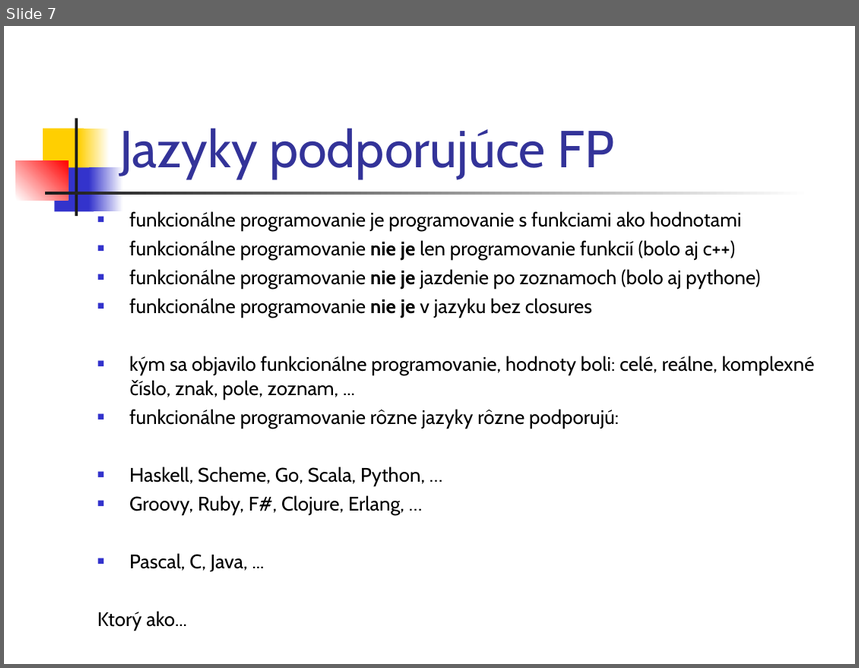
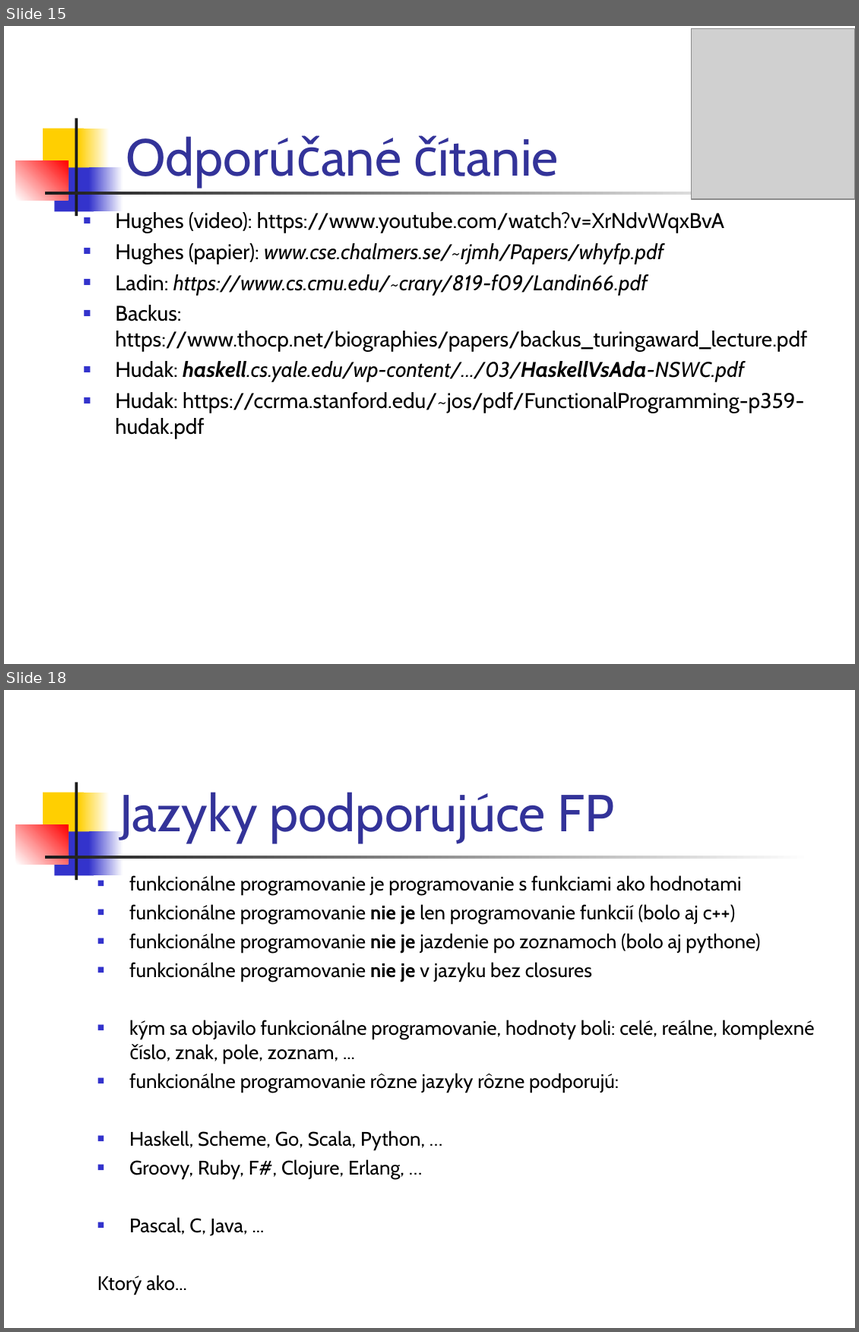
Before and after one commit to Funkcionalne/Prednasky, a slide deck: 01/01_fpro.ppt. Shown one above the other, each under a label of ours: slide 7 before the commit, slides 15 and 18 after it; the slides between them are not shown. The pictures are 859x668 and 859x1332 pixels, drawn with LibreOffice and Linux fonts; fonts in the diff are those of the drawing; grey boxes stand for pictures. Boxes give left, top, right and bottom in pixels: in the first picture for what was removed or moved away, otherwise in the second. Text is boxed around its words. In the diff, an @@ line names an element or a change of style, - is before the commit and + after.

```diff
--- a/01/01_fpro.ppt
+++ b/01/01_fpro.ppt
@@ slide 15 added at [4,26,855,664], background #FFFFFF; not listed: 7 template elements that a slide beside it also shows @@
@@ picture added at [692,28,855,199] @@
@@ text added at [117,54,842,190], 44 pt, text #333399 @@
+Odporúčané čítanie
@@ text added at [115,211,807,439], 18 pt, text #000000 @@
+■ Hughes (video): https://www.youtube.com/watch?v=XrNdvWqxBvA
+■ Hughes (papier): www.cse.chalmers.se/~rjmh/Papers/whyfp.pdf
+■ Ladin: https://www.cs.cmu.edu/~crary/819-f09/Landin66.pdf
+■ Backus: https://www.thocp.net/biographies/papers/backus_turingaward_lecture.pdf
+■ Hudak: haskell.cs.yale.edu/wp-content/.../03/HaskellVsAda-NSWC.pdf
+■ Hudak: https://ccrma.stanford.edu/~jos/pdf/FunctionalProgramming-p359-hudak.pdf
@@ what was slide 7 is now slide 18 @@
```
Also in this commit, not shown: 9 slides changed, 10 other slides added, 8 slides removed, 4 other files.
